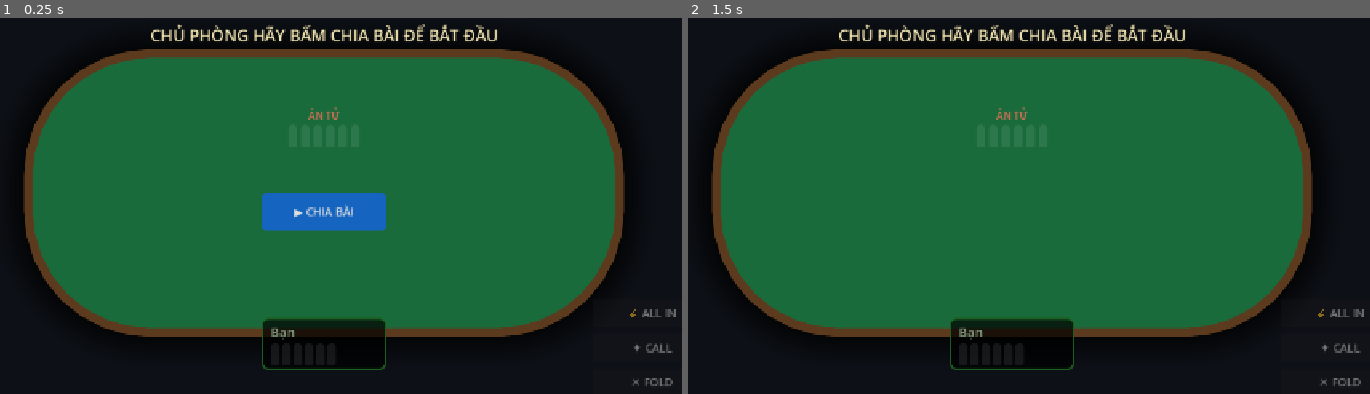
Above: before the commit, frames 1-2 (left to right).
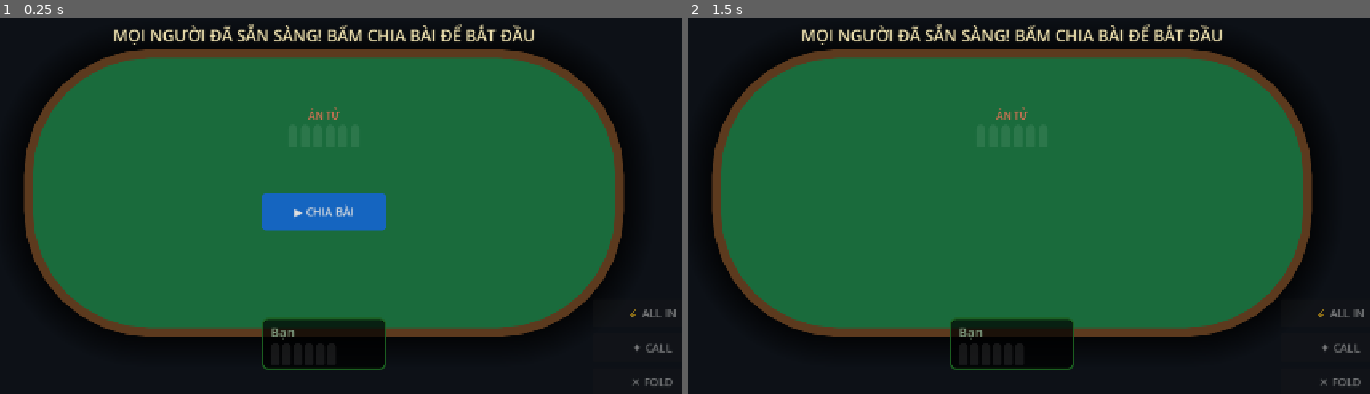
Above: after the commit, the same moments.

Repository: tquoc00/PokerGame
Game: Godot game, scene res://scenes/main/Table.tscn
Two runs of this game, one before a commit and one after it. Both use one fixed random seed, a clock stepped at 60 frames per second and the inputs below. This scene is started directly instead of the project's main scene.
Inputs (mouse positions are in pixels of both pictures, inside the frame that each line leads up to):
- Up to frame 1 (0.25 s): no input
- Up to frame 2 (1.5 s): click "▶ CHIA BÀI" at 0.5 s; tap Enter at 1.25 s; move the mouse to (1185, 172) at 1.27 s

The runs differ from the first frame. In frame 1, 1.5% of the frame differs, in the area x 16-79%, y 1-8%; in frame 2, 1.5%.
Error before the commit: Out of bounds get index '0' (on base: 'Array') (res://scripts/core/PokerGameManager.gd:232)
Error after the commit: Out of bounds get index '0' (on base: 'Array') (res://scripts/core/PokerGameManager.gd:257)

Commit message:
Implement Table scene ready synchronization to eliminate client load-time race conditions

Diff:
--- a/scripts/core/PokerGameManager.gd
+++ b/scripts/core/PokerGameManager.gd
@@ -19,6 +19,7 @@
 var current_turn_idx: int = 0
 var active_players: Dictionary = {} # peer_id -> { has_folded: bool, bullets_bet: int }
 var server_player_hands: Dictionary = {} # peer_id -> Array[Card]
+var ready_peers: Array = [] # Danh sách peer_id đã tải xong scene Table.tscn
 
 # --- UI references ---
 var info_label: Label
@@ -34,6 +35,8 @@
 
 func _ready():
 	_build_ui()
+	# Báo cáo lên Server rằng tôi đã load xong Table.tscn
+	rpc_id(1, "server_notify_ready")
 
 # ============================================================
 # UI CONSTRUCTION
@@ -123,12 +126,34 @@
 		btn_start_round.position = Vector2(540, 360)
 		btn_start_round.size = Vector2(200, 60)
 		btn_start_round.pressed.connect(_on_host_start_round)
+		btn_start_round.disabled = true # Mặc định khóa lại
 		add_child(btn_start_round)
-		info_label.text = "CHỦ PHÒNG HÃY BẤM CHIA BÀI ĐỂ BẮT ĐẦU"
+		info_label.text = "ĐANG CHỜ NGƯỜI CHƠI KHÁC TẢI XONG..."
+		_check_all_ready()
 
 func _on_host_start_round():
 	btn_start_round.hide()
 	start_server_game()
+
+@rpc("any_peer", "reliable")
+func server_notify_ready():
+	if not multiplayer.is_server(): return
+	var sender_id = multiplayer.get_remote_sender_id()
+	if sender_id == 0: sender_id = 1
+	if not ready_peers.has(sender_id):
+		ready_peers.append(sender_id)
+	_check_all_ready()
+
+func _check_all_ready():
+	if not multiplayer.is_server(): return
+	var all_ready = true
+	for pid in NetworkManager.players:
+		if not ready_peers.has(pid):
+			all_ready = false
+			break
+	if all_ready and btn_start_round:
+		btn_start_round.disabled = false
+		info_label.text = "MỌI NGƯỜI ĐÃ SẴN SÀNG! BẤM CHIA BÀI ĐỂ BẮT ĐẦU"
 
 func _create_player_ui(peer_id: int, p_name: String, pos: Vector2, accent: Color):
 	var panel = PanelContainer.new()
